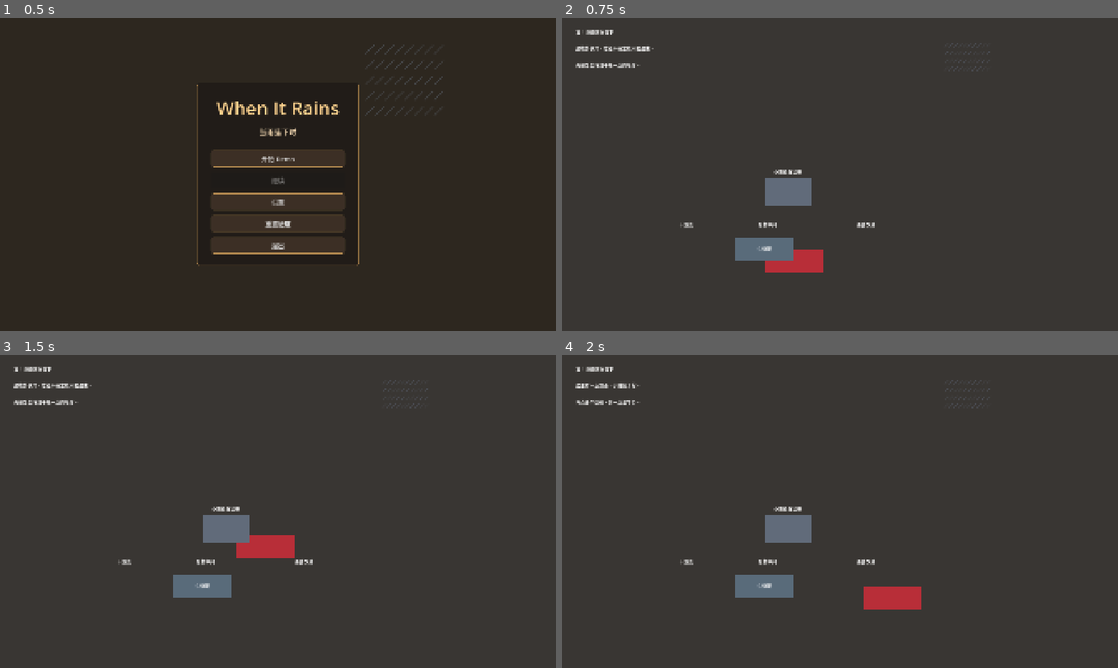
Above: before the commit, frames 1-4 (two rows, left to right).
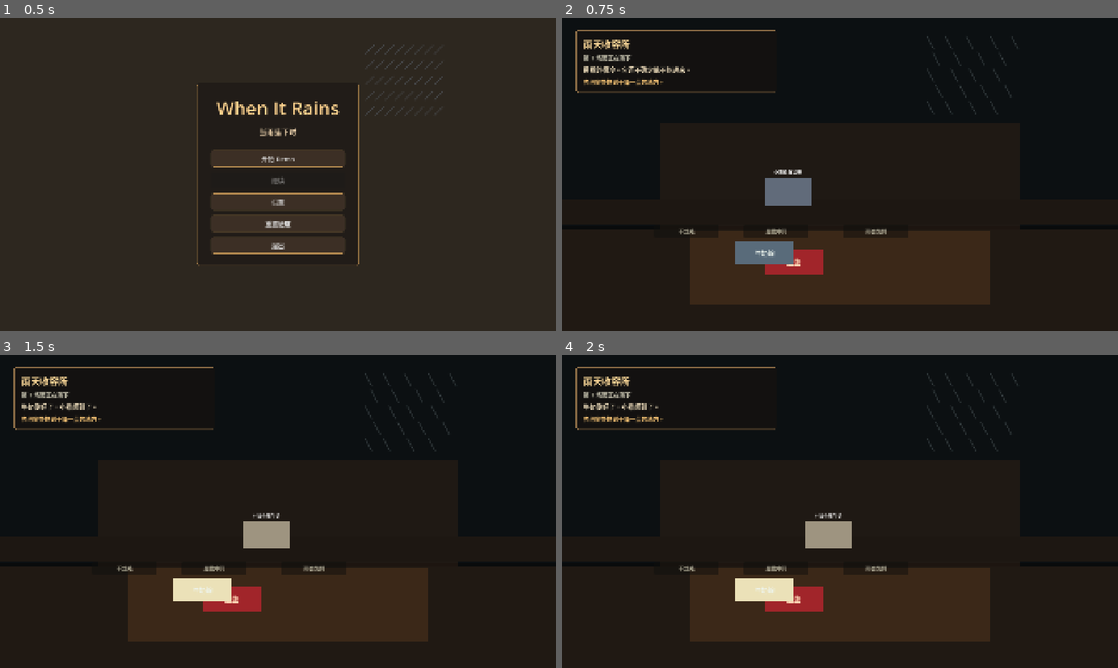
Above: after the commit, the same moments.

Repository: zhangguixia/when-it-rains
Game: Godot game, scene res://game/main/Main.tscn
Two runs of this game, one before a commit and one after it. Both use one fixed random seed, a clock stepped at 60 frames per second and the inputs below.
Inputs (mouse positions are in pixels of both pictures, inside the frame that each line leads up to):
- Up to frame 1 (0.5 s): no input
- Up to frame 2 (0.75 s): click "开始 Demo" at 0.5 s
- Up to frame 3 (1.5 s): tap Enter at 1.25 s; drag from (233, 599) to (333, 442) at 1.27 s
- Up to frame 4 (2 s): no input

Frame 1 is identical in both runs. In frame 2, 97% of the frame differs, in the area x 0-100%, y 0-100%; in frame 3, 99%; in frame 4, 99%.

Commit message:
style: unify shelter scene visuals

Diff:
--- a/game/shelter/ShelterScene.gd
+++ b/game/shelter/ShelterScene.gd
@@ -1,4 +1,6 @@
 extends Control
+
+const SCENE_TITLE := "雨天收容所"
 
 @onready var rain_label: Label = %RainLabel
 @onready var prompt_label: Label = %PromptLabel
@@ -27,6 +29,9 @@
 	weather.rain_started.connect(_on_rain_started)
 	weather.rain_stopped.connect(_on_rain_stopped)
 	_restore_from_saved_stage()
+
+func get_scene_title() -> String:
+	return SCENE_TITLE
 
 func _move_cushion(area_id: String) -> void:
 	care.move_cushion(area_id)
--- a/game/shelter/ShelterScene.tscn
+++ b/game/shelter/ShelterScene.tscn
@@ -7,6 +7,33 @@
 [ext_resource type="Script" path="res://game/shelter/CushionDragger.gd" id="5"]
 [ext_resource type="Script" path="res://game/shelter/MilkBowl.gd" id="6"]
 
+[sub_resource type="StyleBoxFlat" id="StyleBoxFlat_hint_panel"]
+bg_color = Color(0.0784314, 0.0705882, 0.0627451, 0.84)
+border_width_left = 1
+border_width_top = 1
+border_width_right = 1
+border_width_bottom = 1
+border_color = Color(0.658824, 0.509804, 0.32549, 0.58)
+corner_radius_top_left = 8
+corner_radius_top_right = 8
+corner_radius_bottom_right = 8
+corner_radius_bottom_left = 8
+content_margin_left = 26.0
+content_margin_top = 22.0
+content_margin_right = 26.0
+content_margin_bottom = 22.0
+
+[sub_resource type="StyleBoxFlat" id="StyleBoxFlat_floor_label"]
+bg_color = Color(0.0627451, 0.0588235, 0.0509804, 0.52)
+corner_radius_top_left = 8
+corner_radius_top_right = 8
+corner_radius_bottom_right = 8
+corner_radius_bottom_left = 8
+content_margin_left = 12.0
+content_margin_top = 7.0
+content_margin_right = 12.0
+content_margin_bottom = 7.0
+
 [node name="ShelterScene" type="Control"]
 layout_mode = 3
 anchors_preset = 15
@@ -21,80 +48,170 @@
 anchors_preset = 15
 anchor_right = 1.0
 anchor_bottom = 1.0
-color = Color(0.12, 0.14, 0.18, 1)
+color = Color(0.0352941, 0.0431373, 0.0470588, 1)
+
+[node name="RainSky" type="ColorRect" parent="."]
+layout_mode = 1
+anchors_preset = 10
+anchor_right = 1.0
+offset_bottom = 720.0
+grow_horizontal = 2
+color = Color(0.0470588, 0.0627451, 0.0705882, 1)
 
 [node name="WarmLight" type="ColorRect" parent="."]
 layout_mode = 1
-anchors_preset = 15
-anchor_right = 1.0
-anchor_bottom = 1.0
-color = Color(1, 0.75, 0.35, 0.12)
+anchors_preset = 7
+anchor_left = 0.5
+anchor_top = 1.0
+anchor_right = 0.5
+anchor_bottom = 1.0
+offset_left = -620.0
+offset_top = -720.0
+offset_right = 620.0
+offset_bottom = -86.0
+grow_horizontal = 2
+grow_vertical = 0
+color = Color(0.388235, 0.227451, 0.113725, 0.22)
+
+[node name="ShelterRoof" type="ColorRect" parent="."]
+layout_mode = 1
+anchors_preset = 10
+anchor_right = 1.0
+offset_top = 628.0
+offset_bottom = 710.0
+grow_horizontal = 2
+color = Color(0.113725, 0.0901961, 0.0705882, 1)
+
+[node name="ShelterFloor" type="ColorRect" parent="."]
+layout_mode = 1
+anchors_preset = 12
+anchor_top = 1.0
+anchor_right = 1.0
+anchor_bottom = 1.0
+offset_top = -350.0
+grow_horizontal = 2
+grow_vertical = 0
+color = Color(0.12549, 0.0980392, 0.0745098, 1)
+
+[node name="FloorGlow" type="ColorRect" parent="."]
+layout_mode = 1
+anchors_preset = 7
+anchor_left = 0.5
+anchor_top = 1.0
+anchor_right = 0.5
+anchor_bottom = 1.0
+offset_left = -520.0
+offset_top = -342.0
+offset_right = 520.0
+offset_bottom = -92.0
+grow_horizontal = 2
+grow_vertical = 0
+color = Color(0.721569, 0.431373, 0.192157, 0.18)
 
 [node name="RainLines" type="Label" parent="."]
-layout_mode = 0
-offset_left = 1320.0
-offset_top = 80.0
-offset_right = 1820.0
+layout_mode = 1
+anchors_preset = 9
+anchor_left = 1.0
+anchor_right = 1.0
+offset_left = -660.0
+offset_top = 58.0
+offset_right = -80.0
+offset_bottom = 624.0
+grow_horizontal = 0
+text = "╲    ╲     ╲      ╲     ╲
+  ╲     ╲      ╲     ╲
+╲      ╲    ╲      ╲
+   ╲      ╲     ╲      ╲
+╲    ╲      ╲     ╲"
+theme_override_colors/font_color = Color(0.647059, 0.72549, 0.741176, 0.28)
+theme_override_font_sizes/font_size = 38
+
+[node name="HintPanel" type="PanelContainer" parent="."]
+layout_mode = 1
+anchors_preset = 0
+offset_left = 48.0
+offset_top = 42.0
+offset_right = 742.0
+offset_bottom = 220.0
+theme_override_styles/panel = SubResource("StyleBoxFlat_hint_panel")
+
+[node name="HintBox" type="VBoxContainer" parent="HintPanel"]
+layout_mode = 2
+theme_override_constants/separation = 10
+
+[node name="SceneTitle" type="Label" parent="HintPanel/HintBox"]
+layout_mode = 2
+text = "雨天收容所"
+theme_override_colors/font_color = Color(1, 0.858824, 0.603922, 1)
+theme_override_font_sizes/font_size = 32
+
+[node name="RainLabel" type="Label" parent="HintPanel/HintBox"]
+unique_name_in_owner = true
+layout_mode = 2
+text = "雨正在落下"
+theme_override_colors/font_color = Color(0.764706, 0.74902, 0.67451, 1)
+theme_override_font_sizes/font_size = 20
+
+[node name="PromptLabel" type="Label" parent="HintPanel/HintBox"]
+unique_name_in_owner = true
+layout_mode = 2
+text = "拖动坐垫、点击牛奶碗、轻轻摸摸小猫。"
+autowrap_mode = 3
+theme_override_colors/font_color = Color(0.92549, 0.858824, 0.729412, 1)
+theme_override_font_sizes/font_size = 22
+
+[node name="ObjectiveLabel" type="Label" parent="HintPanel/HintBox"]
+unique_name_in_owner = true
+layout_mode = 2
+text = "先把坐垫拖到干燥一点的地方。"
+autowrap_mode = 3
+theme_override_colors/font_color = Color(1, 0.792157, 0.470588, 1)
+theme_override_font_sizes/font_size = 20
+
+[node name="DryAreaLabel" type="PanelContainer" parent="."]
+layout_mode = 0
+offset_left = 318.0
+offset_top = 712.0
+offset_right = 542.0
 offset_bottom = 760.0
-text = "／／／／／／／／／／
-／／／／／／／／／／
-／／／／／／／／／／
-／／／／／／／／／／"
-modulate = Color(0.6, 0.7, 0.9, 0.6)
-
-[node name="RainLabel" type="Label" parent="."]
-unique_name_in_owner = true
-layout_mode = 0
-offset_left = 48.0
-offset_top = 36.0
-offset_right = 620.0
-offset_bottom = 80.0
-text = "雨正在落下"
-
-[node name="PromptLabel" type="Label" parent="."]
-unique_name_in_owner = true
-layout_mode = 0
-offset_left = 48.0
-offset_top = 92.0
-offset_right = 1000.0
-offset_bottom = 140.0
-text = "拖动坐垫、点击牛奶碗、轻轻摸摸小猫。"
-
-[node name="ObjectiveLabel" type="Label" parent="."]
-unique_name_in_owner = true
-layout_mode = 0
-offset_left = 48.0
-offset_top = 150.0
-offset_right = 1000.0
-offset_bottom = 196.0
-text = "先把坐垫拖到干燥一点的地方。"
-
-[node name="DryAreaLabel" type="Label" parent="."]
-layout_mode = 0
-offset_left = 360.0
-offset_top = 700.0
-offset_right = 500.0
-offset_bottom = 730.0
+theme_override_styles/panel = SubResource("StyleBoxFlat_floor_label")
+
+[node name="Text" type="Label" parent="DryAreaLabel"]
+layout_mode = 2
 text = "干燥处"
 horizontal_alignment = 1
-
-[node name="CenterAreaLabel" type="Label" parent="."]
-layout_mode = 0
-offset_left = 640.0
-offset_top = 700.0
-offset_right = 780.0
-offset_bottom = 730.0
+theme_override_colors/font_color = Color(0.8, 0.784314, 0.690196, 0.86)
+theme_override_font_sizes/font_size = 18
+
+[node name="CenterAreaLabel" type="PanelContainer" parent="."]
+layout_mode = 0
+offset_left = 628.0
+offset_top = 712.0
+offset_right = 852.0
+offset_bottom = 760.0
+theme_override_styles/panel = SubResource("StyleBoxFlat_floor_label")
+
+[node name="Text" type="Label" parent="CenterAreaLabel"]
+layout_mode = 2
 text = "屋檐中间"
 horizontal_alignment = 1
-
-[node name="WetAreaLabel" type="Label" parent="."]
-layout_mode = 0
-offset_left = 980.0
-offset_top = 700.0
-offset_right = 1120.0
-offset_bottom = 730.0
+theme_override_colors/font_color = Color(0.8, 0.784314, 0.690196, 0.86)
+theme_override_font_sizes/font_size = 18
+
+[node name="WetAreaLabel" type="PanelContainer" parent="."]
+layout_mode = 0
+offset_left = 972.0
+offset_top = 712.0
+offset_right = 1196.0
+offset_bottom = 760.0
+theme_override_styles/panel = SubResource("StyleBoxFlat_floor_label")
+
+[node name="Text" type="Label" parent="WetAreaLabel"]
+layout_mode = 2
 text = "雨会飘到"
 horizontal_alignment = 1
+theme_override_colors/font_color = Color(0.8, 0.784314, 0.690196, 0.86)
+theme_override_font_sizes/font_size = 18
 
 [node name="Cushion" type="ColorRect" parent="."]
 unique_name_in_owner = true
@@ -102,28 +219,43 @@
 offset_left = 700.0
 offset_top = 800.0
 offset_right = 900.0
-offset_bottom = 880.0
-color = Color(0.72, 0.18, 0.22, 1)
+offset_bottom = 884.0
+color = Color(0.631373, 0.145098, 0.164706, 1)
 script = ExtResource("5")
 
-[node name="MilkBowl" type="ColorRect" parent="."]
-unique_name_in_owner = true
-layout_mode = 0
-offset_left = 600.0
-offset_top = 760.0
-offset_right = 800.0
-offset_bottom = 840.0
-color = Color(0.35, 0.42, 0.48, 1)
-script = ExtResource("6")
-
-[node name="MilkBowlLabel" type="Label" parent="MilkBowl"]
+[node name="CushionLabel" type="Label" parent="Cushion"]
 layout_mode = 0
 offset_left = 20.0
 offset_top = 24.0
 offset_right = 180.0
-offset_bottom = 54.0
+offset_bottom = 60.0
+text = "坐垫"
+horizontal_alignment = 1
+vertical_alignment = 1
+theme_override_colors/font_color = Color(1, 0.847059, 0.717647, 1)
+theme_override_font_sizes/font_size = 24
+
+[node name="MilkBowl" type="ColorRect" parent="."]
+unique_name_in_owner = true
+layout_mode = 0
+offset_left = 600.0
+offset_top = 772.0
+offset_right = 800.0
+offset_bottom = 852.0
+color = Color(0.258824, 0.333333, 0.376471, 1)
+script = ExtResource("6")
+
+[node name="MilkBowlLabel" type="Label" parent="MilkBowl"]
+layout_mode = 0
+offset_left = 20.0
+offset_top = 22.0
+offset_right = 180.0
+offset_bottom = 58.0
 text = "牛奶碗"
 horizontal_alignment = 1
+vertical_alignment = 1
+theme_override_colors/font_color = Color(0.929412, 0.956863, 0.929412, 1)
+theme_override_font_sizes/font_size = 22
 
 [node name="AdvanceButton" type="Button" parent="."]
 unique_name_in_owner = true
--- a/game/tests/TestRunner.gd
+++ b/game/tests/TestRunner.gd
@@ -18,6 +18,7 @@
 	_run_script("res://game/tests/test_objective_hint.gd")
 	_run_script("res://game/tests/test_codex_panel.gd")
 	_run_script("res://game/tests/test_settings_panel.gd")
+	_run_script("res://game/tests/test_shelter_scene_visuals.gd")
 	if failures.is_empty():
 		print("TESTS PASSED")
 		get_tree().quit(0)
--- /dev/null
+++ b/game/tests/test_shelter_scene_visuals.gd
@@ -0,0 +1,13 @@
+extends RefCounted
+
+func run(assert_true: Callable, assert_equal: Callable) -> void:
+	var shelter_script: Script = load("res://game/shelter/ShelterScene.gd")
+	assert_true.call(shelter_script != null, "shelter scene script exists")
+	if shelter_script == null:
+		return
+
+	var shelter: Control = shelter_script.new()
+	assert_true.call(shelter.has_method("get_scene_title"), "shelter scene exposes scene title")
+	if shelter.has_method("get_scene_title"):
+		assert_equal.call(shelter.get_scene_title(), "雨天收容所", "shelter scene title")
+	shelter.free()
Not shown: 1 places in game/shelter/ShelterScene.tscn that only renumber resources
